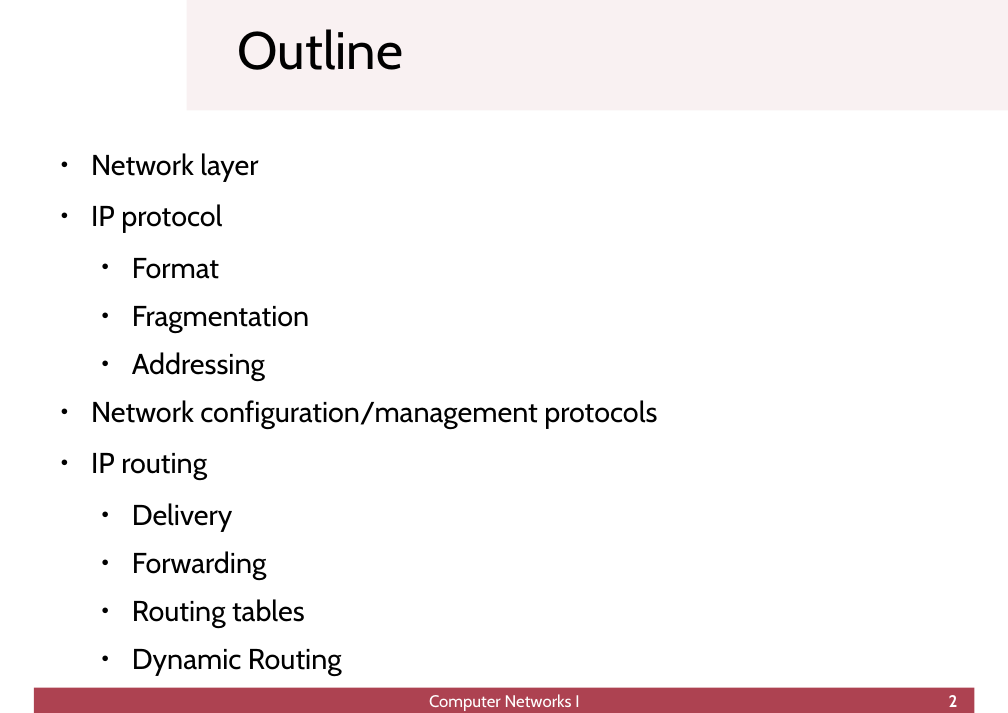
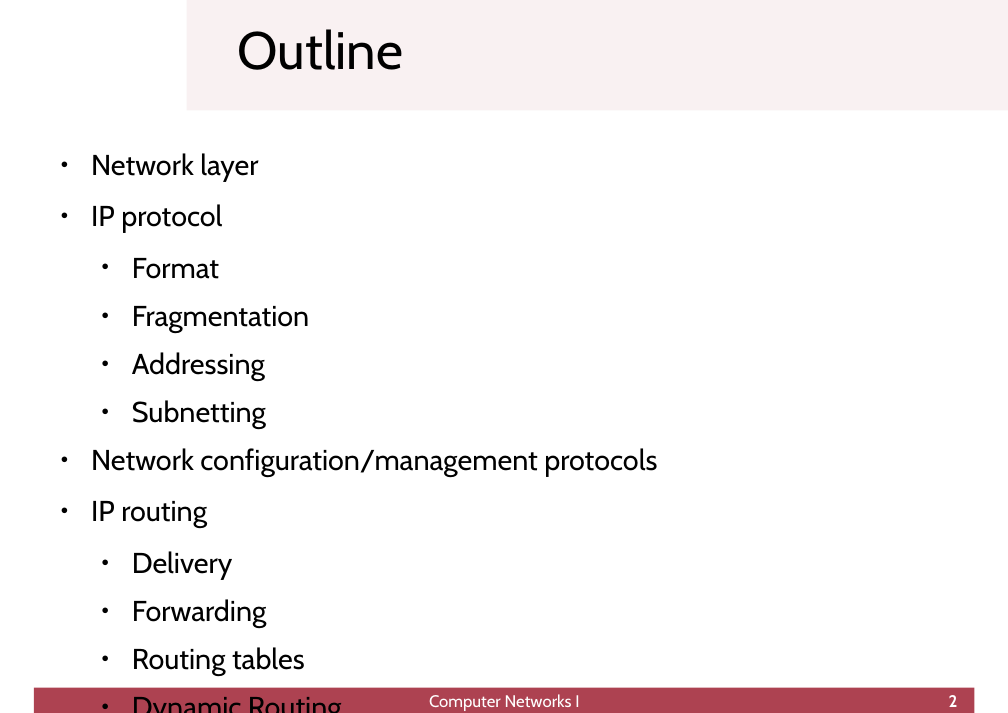
Before and after one commit to cletomartin/redes1, a slide deck: slide 2 of slides/network.odp. Drawn at 1008x713 pixels with LibreOffice and Linux fonts; fonts in the diff are those of the drawing; background and template pictures are left out. Boxes give left, top, right and bottom in pixels: in the first picture for what was removed or moved away, otherwise in the second. Text is boxed around its words. In the diff, an @@ line names an element or a change of style, - is before the commit and + after.

```diff
--- a/slides/network.odp
+++ b/slides/network.odp
@@ text at bbox=[132, 400, 266, 429]: paragraph added @@
+  ● Subnetting
```
Also in this commit, not shown: 5 other slides changed, 1 other file.
